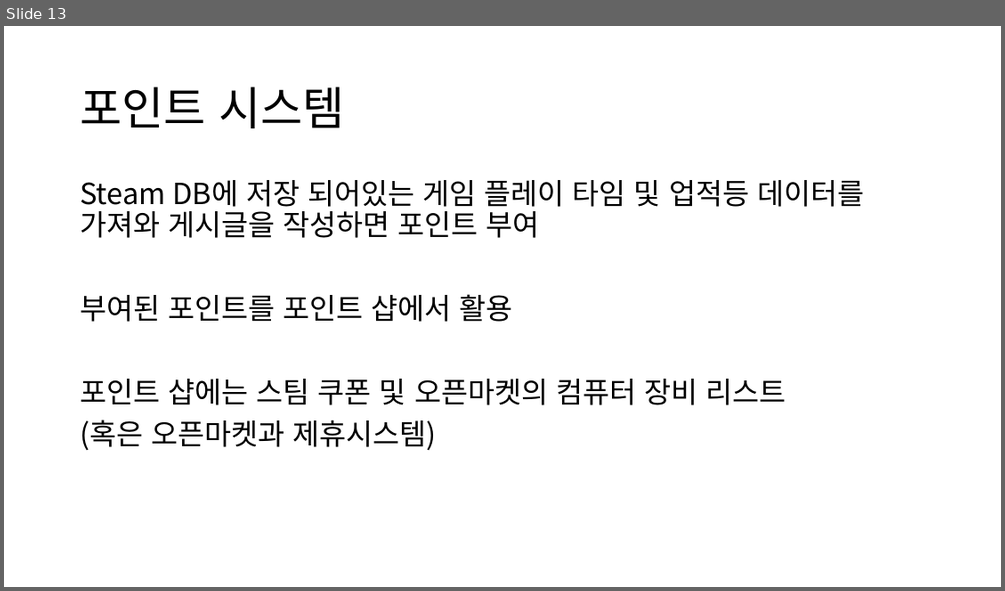
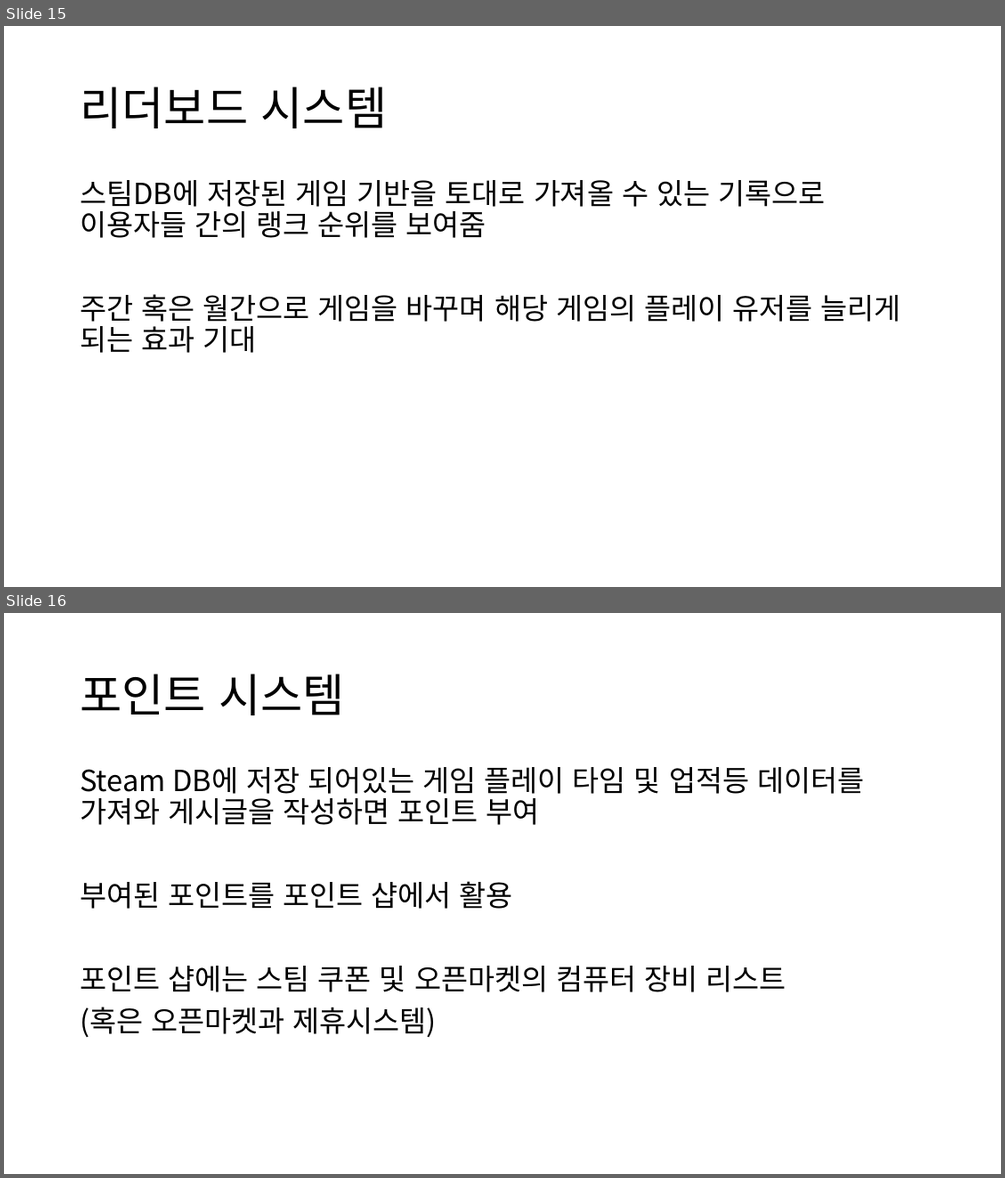
Before and after one commit to chlwlsgh777/project, a slide deck: GamSearch.pptx. Shown one above the other, each under a label of ours: slide 13 before the commit, slides 15 and 16 after it. The pictures are 1005x591 and 1005x1178 pixels, drawn with LibreOffice and Linux fonts; fonts in the diff are those of the drawing. Boxes give left, top, right and bottom in pixels: in the first picture for what was removed or moved away, otherwise in the second. Text is boxed around its words. In the diff, an @@ line names an element or a change of style, - is before the commit and + after.

```diff
--- a/GamSearch.pptx
+++ b/GamSearch.pptx
@@ slide 15 added at [4, 26, 1001, 587], background #FFFFFF @@
@@ title added at [80, 87, 388, 128], 44 pt, text #000000 @@
+리더보드 시스템
@@ text added at [80, 180, 901, 353], 28 pt, text #000000 @@
+스팀DB에 저장된 게임 기반을 토대로 가져올 수 있는 기록으로 이용자들 간의 랭크 순위를 보여줌
+주간 혹은 월간으로 게임을 바꾸며 해당 게임의 플레이 유저를 늘리게 되는 효과 기대
@@ what was slide 13 is now slide 16 @@
```
Also in this commit, not shown: 2 slides changed, 2 other slides added.
